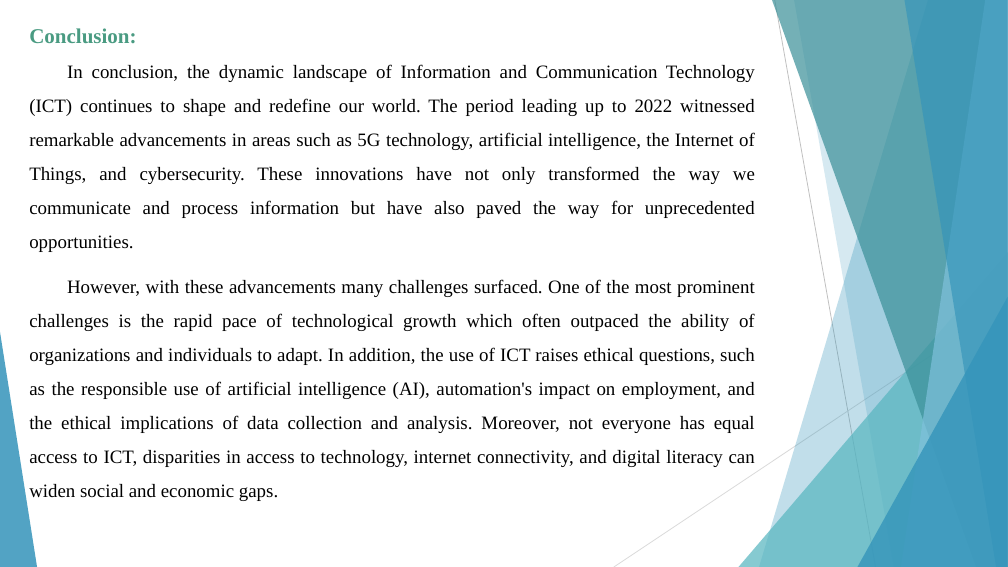
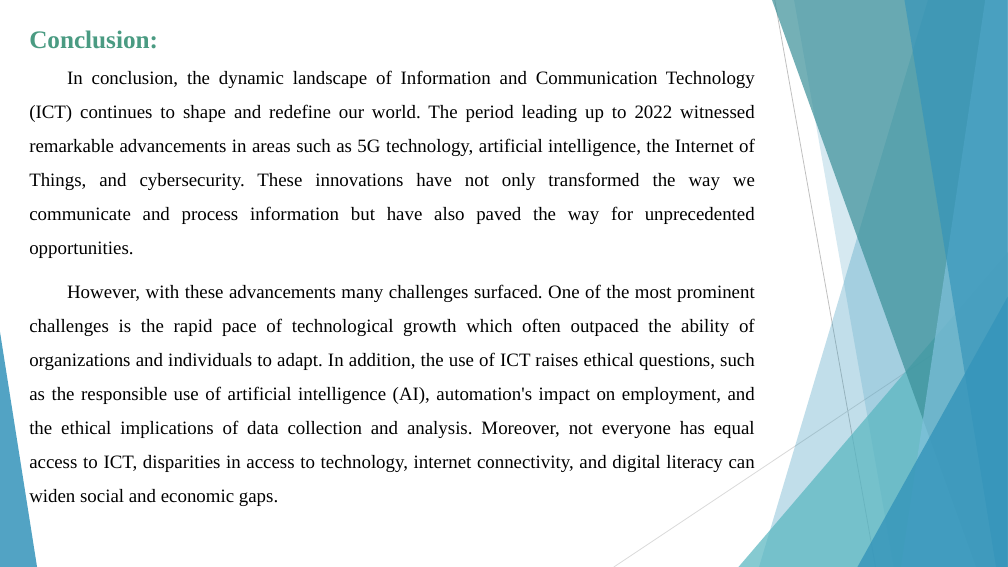
Before and after one commit to kamiri-lilia/projet-final, a slide deck: slide 19 of TIC_PP.pptx. Drawn at 1008x567 pixels with LibreOffice and Linux fonts; fonts in the diff are those of the drawing. Boxes give left, top, right and bottom in pixels: in the first picture for what was removed or moved away, otherwise in the second. Text is boxed around its words. In the diff, an @@ line names an element or a change of style, - is before the commit and + after.

Commit message:
the final version of ppt

```diff
--- a/TIC_PP.pptx
+++ b/TIC_PP.pptx
@@ text at (x1=29, y1=30, x2=158, y2=49): size 20 to 24 pt in "Conclusion:" @@
```
Also in this commit, not shown: 2 other slides changed.
